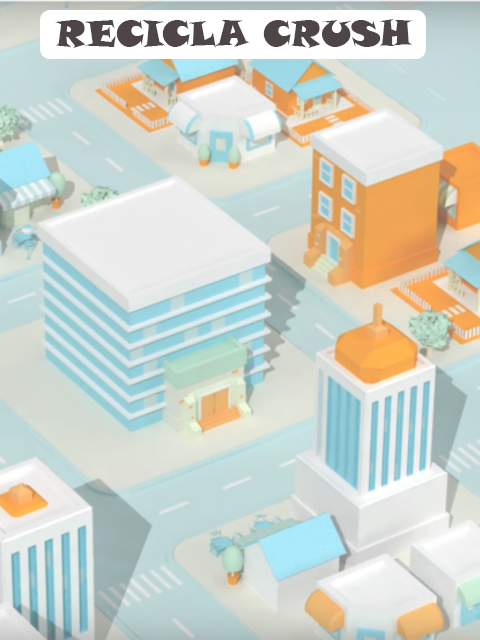
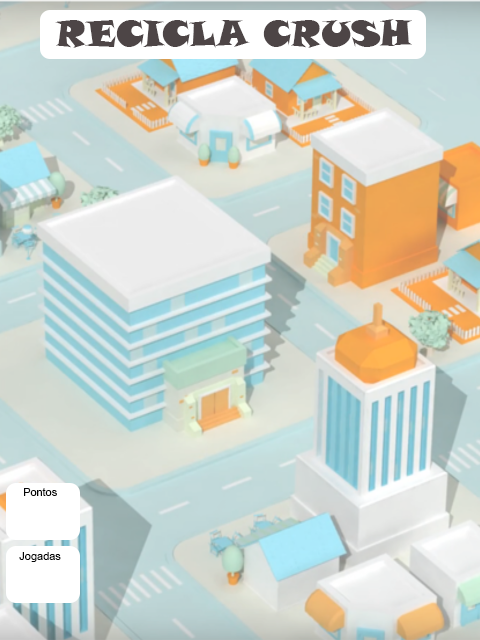
The second 480 x 640 image is a revision of the first. Changes to its layers:
added layer "Pontos" above "Jogadas" over [24, 488, 57, 496]
added layer "Jogadas" above "Camada 2" over [19, 552, 61, 562]
added layer "Retângulo Arredondado 4" above "Retângulo Arredondado 3" over [6, 546, 80, 603]
added layer "Retângulo Arredondado 3" above "RECICLA CRUSH" over [6, 483, 80, 540]
